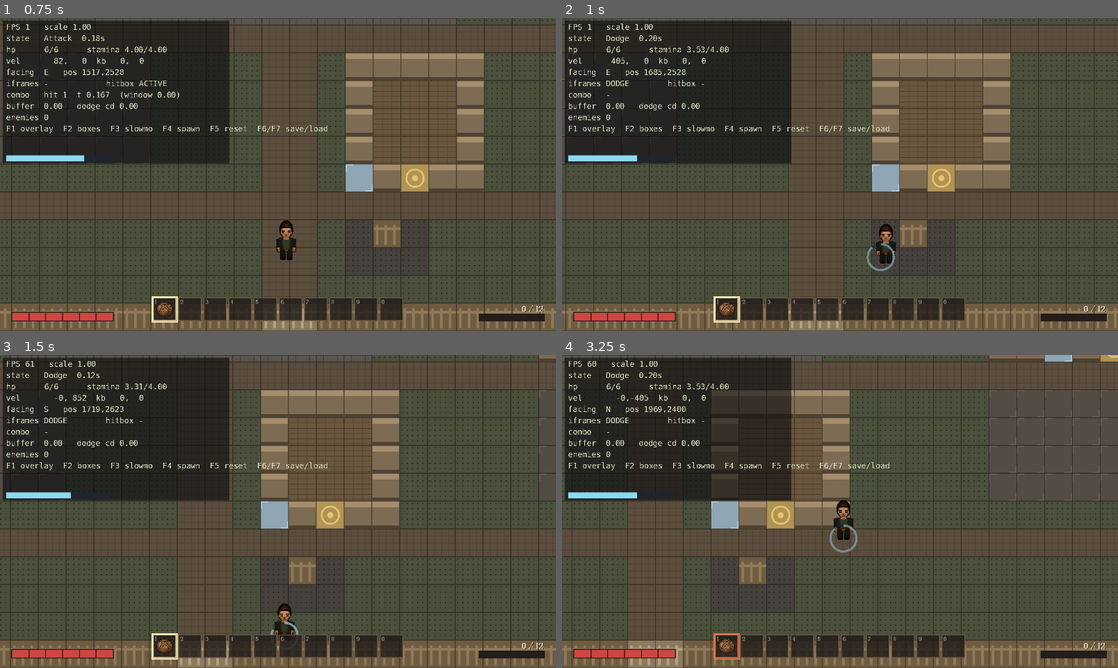
Above: before the commit, frames 1-4 (two rows, left to right).
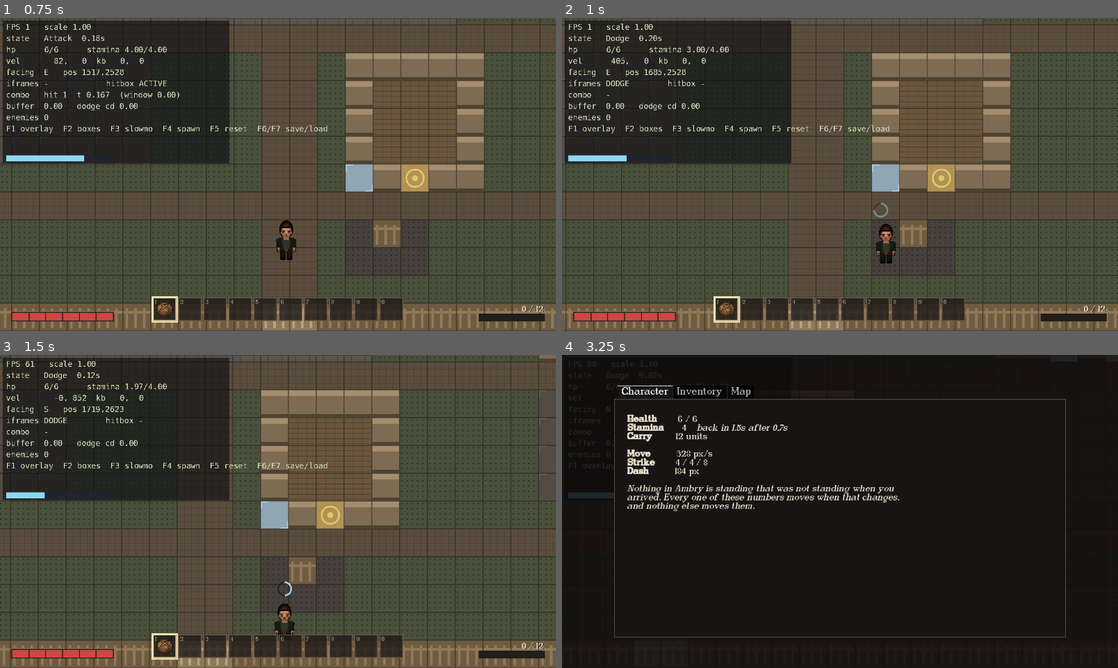
Above: after the commit, the same moments.

Repository: as8596/blightfall
Game: Godot game, scene res://levels/ambry/ambry_level.tscn
The game is run twice, just before and just after one commit, with the same random seed, the same clock (stepped at 60 frames per second) and the same inputs.
Inputs (mouse positions are in pixels of both pictures, inside the frame that each line leads up to):
- Up to frame 1 (0.75 s): tap Enter at 0.5 s; move the mouse to (400, 158) at 0.52 s; hold D (move_right) from 0.53 s (still down); hold J (attack) from 0.53 s (still down); click (400, 158) at 0.67 s
- Up to frame 2 (1 s): keep holding D (move_right); keep holding J (attack); tap Space at 0.77 s; tap Shift (dodge) at 0.8 s
- Up to frame 3 (1.5 s): move the mouse to (166, 527) at 1.27 s; release D (move_right) at 1.28 s; release J (attack) at 1.28 s; hold S (move_down) from 1.28 s (still down); tap Shift (dodge) at 1.35 s
- Up to frame 4 (3.25 s): tap Space at 1.52, 3.02 s; tap E (interact) at 1.55, 2.1 s; move the mouse to (895, 442) at 2.02 s; release S (move_down) at 2.03 s; hold D (move_right) 2.03-2.78 s; tap K (tool) at 2.3, 2.85 s; move the mouse to (812, 574) at 2.77 s; hold W (move_up) from 2.78 s (still down); click (812, 574) at 2.92 s; tap C (open_character, bound only after the commit) at 3.05 s

Frame 1 is identical in both runs. In frame 2, 0.2% of the frame differs, in the area x 11-60%, y 9-81%; in frame 3, 0.2%; in frame 4, 85%, in the area x 0-100%, y 0-100%.

Commit message:
Letterbox properly, sprint, and stamina that finally bites
**Ultrawide.** The bars either side of a 16:9 world on a 21:9 monitor were
Godot's default blue-grey, which reads as a rendering fault rather than a
letterbox — black now. And the UI was anchored to the *window*, so the health
bar and the debug overlay sat out on the bars, come loose from the game.
`WorldView` reports where the picture actually is and `UiScale` lays every
registered layer inside it. Layers are pruned when freed, since each level
brings an overlay that dies with it.

UI scale runs 1x-4x in half steps, and follows the window until the player
chooses for themselves — booting fullscreen on a 1440p monitor should not hand
somebody a 1x interface and expect them to find the menu that fixes it. Values
are snapped before clamping, so a hand-edited config lands on a step rather than
being honoured.

**Sprinting.** Hold the dash key while moving. Not a state: nothing about the
character changes, so a state would buy transitions nobody needs — it is a speed
multiplier the move state applies while there is fuel.

**Which finally makes stamina bind.** docs/M1-NOTES.md has carried the finding
since M1 that the pool could never run out: 1.28 points came back per 0.48s
dodge cycle against 1.00 spent. Sprinting drains 2.0/s, and `regen_delay` is
0.7s rather than zero so the pool does not refill while you are still spending.

The wheel moved above the head and got smaller. At the waist it competes with
the body you are trying to read during a fight.

**Recovery is upgradeable**, per §15 A7 — a percentage applied as a ratio to
both the pause and the refill, so a building's bonus cannot compound.

C, I and M open the character, inventory and map pages directly; each is a
toggle for its own page rather than a key that only ever opens.

199 smoke, 14 doorway, 14 death.

Co-Authored-By: Claude Opus 5 <noreply@anthropic.com>
Claude-Session: https://claude.ai/code/session_01WGRNsky2EarY8ooktQdibJ

Diff:
--- a/actors/components/input_component.gd
+++ b/actors/components/input_component.gd
@@ -49,6 +49,7 @@
 		intent.move = Vector2.ZERO
 		intent.raw_move = Vector2.ZERO
 		intent.attack_held = false
+		intent.dodge_held = false
 		_refresh_flags()
 		return
 
@@ -70,6 +71,7 @@
 			_hotbar_pressed = slot
 			break
 	intent.attack_held = Input.is_action_pressed(&"attack")
+	intent.dodge_held = Input.is_action_pressed(&"dodge")
 	_refresh_flags()
 
 
--- a/actors/components/input_intent.gd
+++ b/actors/components/input_intent.gd
@@ -23,3 +23,7 @@
 
 ## Held state, for future charge attacks.
 var attack_held: bool = false
+
+## The dash key is still down. Tapping it dashes; keeping it down afterwards
+## sprints — see `PlayerMoveState`.
+var dodge_held: bool = false
--- a/actors/components/stamina_component.gd
+++ b/actors/components/stamina_component.gd
@@ -23,7 +23,7 @@
 @export var full_regen_time: float = 1.5
 
 ## Pause before regen resumes after spending. 0 keeps the pool generous.
-@export var regen_delay: float = 0.0
+@export var regen_delay: float = 0.7
 
 var current: float
 var _delay_remaining: float = 0.0
--- a/actors/components/stats_component.gd
+++ b/actors/components/stats_component.gd
@@ -20,12 +20,29 @@
 const DAMAGE := &"damage"
 const REACH := &"reach"
 const MOVE_SPEED := &"move_speed"
+## Extra points in the pool.
+const STAMINA := &"stamina"
+## Percent faster recovery — applied to both the pause before regen starts and
+## the time it takes to fill. A rested character is a different character, and
+## it is the kind of improvement a town can plausibly give you.
+const STAMINA_REGEN := &"stamina_regen"
 
 ## {source_id: {stat: delta}}. Keyed by source so a building being un-built —
 ## or a save being loaded — removes exactly what it added.
 var _modifiers: Dictionary = {}
 
 var _base: Dictionary = {}
+
+## Shipped recovery numbers, kept so a percentage can be applied to them
+## repeatedly without compounding.
+var base_max_stamina: float = 4.0
+var base_regen_delay: float = 0.7
+var base_regen_time: float = 1.5
+
+
+## How much faster recovery is than it shipped, as a multiplier.
+func regen_speed() -> float:
+	return 1.0 + float(bonus(STAMINA_REGEN)) / 100.0
 
 
 func _ready() -> void:
@@ -40,7 +57,16 @@
 		MOVE_SPEED: int(actor.get("move_speed") if actor.get("move_speed") != null else 328),
 		DAMAGE: 0,
 		REACH: 0,
+		STAMINA: 0,
+		STAMINA_REGEN: 0,
 	}
+	# Recovery timings are floats and are restored by ratio rather than by sum,
+	# so they are kept apart from the integer stats above.
+	var pool := actor.get_node_or_null(^"StaminaComponent") as StaminaComponent
+	if pool != null:
+		base_max_stamina = pool.max_stamina
+		base_regen_delay = pool.regen_delay
+		base_regen_time = pool.full_regen_time
 
 
 ## Grant `deltas` in the name of `source`. Re-granting the same source replaces
--- a/actors/player/player.gd
+++ b/actors/player/player.gd
@@ -15,6 +15,18 @@
 @export var time_to_max_speed: float = 0.08
 ## Not specified; slightly snappier than acceleration so stops read as crisp.
 @export var time_to_stop: float = 0.06
+
+## Sprinting. Holding the dash key after a dash keeps you moving fast and
+## empties the pool — which is the first thing in the game that makes stamina
+## bind at all. GDD §6 wanted "a rhythm limiter that stops panic-rolling"; the
+## dodge cooldown was already doing that job on its own, and the four-point pool
+## was decoration (docs/M1-NOTES.md).
+@export var sprint_speed_scale: float = 1.55
+## Points per second while sprinting. At 4 points and 2.0/s a sprint lasts two
+## seconds from full, which is a distance rather than a mode.
+@export var sprint_drain: float = 2.0
+## Below this, sprinting will not start. Stops a sprint that lasts a footstep.
+@export var sprint_minimum: float = 0.6
 
 @export_group("Combat")
 ## GDD §5: 0.8s i-frames on damage.
@@ -122,6 +134,10 @@
 	health.set_max_health(stats.value(StatsComponent.MAX_HEALTH), false)
 	inventory.capacity = stats.value(StatsComponent.CARRY)
 	move_speed = float(stats.value(StatsComponent.MOVE_SPEED))
+	stamina.max_stamina = stats.base_max_stamina + float(stats.bonus(StatsComponent.STAMINA))
+	var faster := stats.regen_speed()
+	stamina.regen_delay = stats.base_regen_delay / faster
+	stamina.full_regen_time = stats.base_regen_time / faster
 	Events.player_stats_changed.emit(stat_block())
 	Events.player_inventory_changed.emit(inventory.total(), inventory.capacity)
 
@@ -148,6 +164,8 @@
 		"reach_bonus": stats.bonus(StatsComponent.REACH),
 		"granted_by": stats.sources(),
 		"dodge_distance": dodge.distance if dodge != null else 0.0,
+		"regen_delay": stamina.regen_delay,
+		"regen_time": stamina.full_regen_time,
 	}
 
 
@@ -239,6 +257,28 @@
 		if rect != null:
 			rect.size = step.hitbox_size
 		_hitbox_shape.position = Vector2(step.hitbox_offset, 0.0)
+
+
+## True while the dash key is held, there is fuel, and the player is moving.
+## Sprinting is a *continuation* of the dash rather than its own verb: you
+## commit by tapping, and keeping your thumb down keeps the commitment.
+var sprinting: bool = false
+
+
+func update_sprint(delta: float) -> bool:
+	var wants := input.intent.dodge_held and input.intent.move != Vector2.ZERO
+	if not wants:
+		sprinting = false
+		return false
+	# Starting costs more than continuing, so a pool scraping the bottom does
+	# not flicker in and out of a sprint every frame.
+	if not sprinting and stamina.current < sprint_minimum:
+		return false
+	if not stamina.spend(sprint_drain * delta):
+		sprinting = false
+		return false
+	sprinting = true
+	return true
 
 
 func can_dodge() -> bool:
--- a/actors/player/states/player_move_state.gd
+++ b/actors/player/states/player_move_state.gd
@@ -1,12 +1,18 @@
 class_name PlayerMoveState
 extends PlayerState
-## Walking. 8-directional, 82 px/s, full speed in 0.08s (GDD §5).
+## Walking, and sprinting. 8-directional, 328 px/s, full speed in 0.08s (GDD §5).
+##
+## Sprinting is not a state. Nothing about the character changes — no i-frames,
+## no commitment, no animation the player has to wait out — so a state would buy
+## transitions nobody needs. It is a speed multiplier the move state applies
+## while the dash key is held and the pool has fuel.
 
 
 func physics_update(delta: float) -> void:
 	var direction := player.input.intent.move
 	player.face(direction)
-	player.apply_motion(delta, player.desired_walk_velocity())
+	var scale: float = player.sprint_speed_scale if player.update_sprint(delta) else 1.0
+	player.apply_motion(delta, player.desired_walk_velocity(scale))
 
 	if try_common_transitions():
 		return
--- a/project.godot
+++ b/project.godot
@@ -180,6 +180,22 @@
 ]
 }
 
+open_inventory={
+"deadzone": 0.2,
+"events": [Object(InputEventKey,"resource_local_to_scene":false,"resource_name":"","device":-1,"window_id":0,"alt_pressed":false,"shift_pressed":false,"ctrl_pressed":false,"meta_pressed":false,"pressed":false,"keycode":0,"physical_keycode":73,"key_label":0,"unicode":0,"location":0,"echo":false,"script":null)
+]
+}
+open_character={
+"deadzone": 0.2,
+"events": [Object(InputEventKey,"resource_local_to_scene":false,"resource_name":"","device":-1,"window_id":0,"alt_pressed":false,"shift_pressed":false,"ctrl_pressed":false,"meta_pressed":false,"pressed":false,"keycode":0,"physical_keycode":67,"key_label":0,"unicode":0,"location":0,"echo":false,"script":null)
+]
+}
+open_map={
+"deadzone": 0.2,
+"events": [Object(InputEventKey,"resource_local_to_scene":false,"resource_name":"","device":-1,"window_id":0,"alt_pressed":false,"shift_pressed":false,"ctrl_pressed":false,"meta_pressed":false,"pressed":false,"keycode":0,"physical_keycode":77,"key_label":0,"unicode":0,"location":0,"echo":false,"script":null)
+]
+}
+
 [layer_names]
 
 2d_physics/layer_1="World"
@@ -193,6 +209,7 @@
 
 [rendering]
 
+environment/defaults/default_clear_color=Color(0, 0, 0, 1)
 textures/canvas_textures/default_texture_filter=0
 renderer/rendering_method="gl_compatibility"
 renderer/rendering_method.mobile="gl_compatibility"
--- a/tests/m1_smoke_test.gd
+++ b/tests/m1_smoke_test.gd
@@ -108,7 +108,8 @@
 
 
 func _release_all() -> void:
-	for action in [&"move_up", &"move_down", &"move_left", &"move_right", &"attack", &"dodge", &"tool"]:
+	for action in [&"move_up", &"move_down", &"move_left", &"move_right", &"attack",
+			&"dodge", &"tool", &"interact"]:
 		Input.action_release(action)
 
 
@@ -366,8 +367,15 @@
 		spends += 1
 	_check("pool holds exactly four dodges", spends == 4, "spent %d" % spends)
 
-	await _ticks(100)
-	_check_near("refills in ~1.5s", _player.stamina.current, 4.0, 0.05)
+	# Regen waits `regen_delay` before it starts. GDD §6 gives 1.5s to refill;
+	# the pause in front of it is what stops the pool refilling faster than
+	# anything can spend it, which is what made it decorative before sprinting
+	# existed (docs/M1-NOTES.md).
+	var settle: int = int((_player.stamina.regen_delay + 1.5) / TICK) + 20
+	await _ticks(settle)
+	_check_near("refills in ~1.5s after the delay", _player.stamina.current, 4.0, 0.05)
+	_check("and the delay is real", _player.stamina.regen_delay > 0.0,
+		"%.2fs" % _player.stamina.regen_delay)
 
 	# Four consecutive dodges at the fastest rate the cooldown allows.
 	await _reset_player()
@@ -390,6 +398,37 @@
 	var regen_per_cycle: float = _player.stamina.regen_rate() * cycle
 	print("  NOTE  %.2f stamina regenerates per %.2fs dodge cycle vs 1.00 spent%s"
 		% [regen_per_cycle, cycle, " — pool never binds" if regen_per_cycle >= 1.0 else ""])
+
+
+	# Sprinting: hold the dash key while moving. This is the first thing in the
+	# game that makes the stamina pool bind at all — the cooldown was already
+	# doing the anti-panic-roll job on its own (docs/M1-NOTES.md).
+	await _reset_player()
+	_player.stamina.refill()
+	_hold(&"move_right")
+	await _ticks(20)
+	var walk := _player.motion_velocity.length()
+	_hold(&"dodge")
+	await _ticks(2)
+	# The tap becomes a dodge; wait it out, then the hold becomes a sprint.
+	await _ticks(40)
+	var sprint := _player.motion_velocity.length()
+	_check("holding dash sprints", _player.sprinting and sprint > walk * 1.2,
+		"walk %.0f -> sprint %.0f" % [walk, sprint])
+	var fuel := _player.stamina.current
+	await _ticks(30)
+	_check("and it costs stamina", _player.stamina.current < fuel,
+		"%.2f -> %.2f" % [fuel, _player.stamina.current])
+	# Run it dry and the sprint has to end rather than become free movement.
+	for i in 12:
+		await _ticks(30)
+		if not _player.sprinting:
+			break
+	_check("an empty pool ends the sprint", not _player.sprinting,
+		"stamina %.2f" % _player.stamina.current)
+	_release_all()
+	await _reset_player()
+	_player.stamina.refill()
 
 
 func _test_damage_and_death() -> void:
@@ -911,13 +950,16 @@
 	# UI scale is whole-number only. A 1.5x interface duplicates every other row
 	# of pixels, which is the softness the viewport split exists to remove.
 	var was := UiScale.factor
-	UiScale.factor = 99
-	_check("ui scale is clamped, not trusted", UiScale.factor == UiScale.MAX_FACTOR,
-		"%d" % UiScale.factor)
-	UiScale.factor = 2
-	await _ticks(1)
-	_check("and it scales the layers it was given", Hud.scale.is_equal_approx(Vector2(2, 2)),
-		"%s" % Hud.scale)
+	UiScale.factor = 99.0
+	_check("ui scale is clamped, not trusted",
+		is_equal_approx(UiScale.factor, UiScale.MAX_FACTOR), "%.1f" % UiScale.factor)
+	UiScale.factor = 1.37
+	_check("and snapped to a step, not honoured",
+		is_equal_approx(UiScale.factor, 1.5), "%.2f" % UiScale.factor)
+	UiScale.factor = 1.5
+	await _ticks(1)
+	_check("and it scales the layers it was given",
+		Hud.scale.is_equal_approx(Vector2(1.5, 1.5)), "%s" % Hud.scale)
 	UiScale.factor = was
 	await _ticks(1)
 
@@ -955,6 +997,21 @@
 	_check("applying it twice does not stack",
 		level.player.inventory.capacity == before_carry + 6,
 		"%d" % level.player.inventory.capacity)
+	# Recovery is upgradeable, and applied as a ratio so it cannot compound.
+	var delay_before := level.player.stamina.regen_delay
+	sheet.apply(&"apothecary", {StatsComponent.STAMINA_REGEN: 100})
+	await _ticks(1)
+	_check("a building can speed stamina recovery",
+		is_equal_approx(level.player.stamina.regen_delay, delay_before * 0.5),
+		"%.2fs -> %.2fs" % [delay_before, level.player.stamina.regen_delay])
+	sheet.apply(&"apothecary", {StatsComponent.STAMINA_REGEN: 100})
+	await _ticks(1)
+	_check("and re-applying it does not compound",
+		is_equal_approx(level.player.stamina.regen_delay, delay_before * 0.5),
+		"%.2fs" % level.player.stamina.regen_delay)
+	sheet.revoke(&"apothecary")
+	await _ticks(1)
+
 	sheet.revoke(&"market")
 	await _ticks(1)
 	_check("un-building it takes exactly that back",
--- a/ui/debug_overlay.gd
+++ b/ui/debug_overlay.gd
@@ -23,6 +23,9 @@
 
 
 func _ready() -> void:
+	# Onto the world image rather than the window corner: on an ultrawide the
+	# top-left of the window is a black bar.
+	UiScale.register(self)
 	process_mode = Node.PROCESS_MODE_ALWAYS
 	_player = get_node_or_null(player_path) as Player
 	DebugSettings.changed.connect(_refresh_visibility)
--- a/ui/game_menu.gd
+++ b/ui/game_menu.gd
@@ -61,6 +61,18 @@
 	return _open
 
 
+## Open on a given page, or close if that page is already showing — so I is a
+## toggle for the inventory rather than a key that only ever opens.
+func show_page(page: int) -> void:
+	if _open and _tabs.current_tab == page:
+		close()
+		return
+	if not _open:
+		open()
+	if _open:
+		_tabs.current_tab = page
+
+
 func toggle() -> void:
 	if _open:
 		close()
@@ -96,7 +108,21 @@
 ## also `ui_cancel`, so once a Control inside the menu has focus the UI system
 ## consumes both before unhandled input is ever reached — and the menu becomes a
 ## room with no door. Taking them first is the only reliable fix.
+## Which page each direct key opens. Tab is the general toggle and reopens
+## whatever you were last looking at; these jump.
+const PAGE_KEYS := {
+	&"open_character": 0,
+	&"open_inventory": 1,
+	&"open_map": 2,
+}
+
+
 func _input(event: InputEvent) -> void:
+	for action in PAGE_KEYS:
+		if event.is_action_pressed(action):
+			show_page(PAGE_KEYS[action])
+			get_viewport().set_input_as_handled()
+			return
 	if event.is_action_pressed(&"open_menu"):
 		toggle()
 		get_viewport().set_input_as_handled()
@@ -121,7 +147,9 @@
 	var lines := [
 		"",
 		"  [b]Health[/b]        %d / %d" % [stats.get("health", 0), stats.get("max_health", 0)],
-		"  [b]Stamina[/b]       %.0f" % stats.get("max_stamina", 0.0),
+		"  [b]Stamina[/b]       %.0f    [i]back in %.1fs after %.1fs[/i]" % [
+			stats.get("max_stamina", 0.0), stats.get("regen_time", 0.0),
+			stats.get("regen_delay", 0.0)],
 		"  [b]Carry[/b]         %d units" % stats.get("capacity", 0),
 		"",
 		"  [b]Move[/b]          %d px/s" % int(stats.get("move_speed", 0.0)),
--- a/ui/pause_menu.gd
+++ b/ui/pause_menu.gd
@@ -113,7 +113,7 @@
 	if _buttons.size() >= 3:
 		_buttons[2].disabled = not SaveGame.has_save(SaveGame.current_slot)
 	if _scale_label != null:
-		_scale_label.text = "UI scale   %d x" % UiScale.factor
+		_scale_label.text = "UI scale   %.1f x" % UiScale.factor
 
 
 func _build() -> void:
@@ -156,7 +156,7 @@
 	smaller.text = "-"
 	smaller.custom_minimum_size = Vector2(48, 40)
 	smaller.add_theme_font_size_override("font_size", 22)
-	smaller.pressed.connect(func() -> void: UiScale.factor -= 1)
+	smaller.pressed.connect(func() -> void: UiScale.factor -= UiScale.STEP)
 	scale_row.add_child(smaller)
 
 	_scale_label = Label.new()
@@ -170,10 +170,10 @@
 	bigger.text = "+"
 	bigger.custom_minimum_size = Vector2(48, 40)
 	bigger.add_theme_font_size_override("font_size", 22)
-	bigger.pressed.connect(func() -> void: UiScale.factor += 1)
+	bigger.pressed.connect(func() -> void: UiScale.factor += UiScale.STEP)
 	scale_row.add_child(bigger)
 
-	UiScale.changed.connect(func(_f: int) -> void: _refresh())
+	UiScale.changed.connect(func(_f: float) -> void: _refresh())
 
 	var gap := Control.new()
 	gap.custom_minimum_size = Vector2(0, 12)
--- a/ui/stamina_wheel.gd
+++ b/ui/stamina_wheel.gd
@@ -21,12 +21,14 @@
 ## The component to read. Left empty, it finds one on the parent.
 @export var stamina_path: NodePath
 
-@export var radius: float = 30.0
-@export var thickness: float = 5.0
+@export var radius: float = 15.0
+@export var thickness: float = 4.0
 
-## Centred just above the feet, so the ring reads as being around the character
-## rather than as a hat.
-@export var offset: Vector2 = Vector2(0.0, -10.0)
+## Above the head. The character is 96px tall with their origin at the feet, so
+## this clears the sprite with a little air. Small and overhead rather than
+## large and around the waist: at the waist it competes with the body you are
+## trying to read during a fight.
+@export var offset: Vector2 = Vector2(0.0, -118.0)
 
 ## Seconds to fade out once stamina is full again, and to fade in when it is not.
 @export var fade_time: float = 0.35
--- a/ui/ui_scale.gd
+++ b/ui/ui_scale.gd
@@ -6,79 +6,153 @@
 ## sharp, and also what makes it *small* on a large monitor. This is the knob
 ## that fixes the second half.
 ##
-## **Whole numbers only, and that is the point.** A UI scaled by 1.5 has every
-## other row of pixels duplicated, which is exactly the softness the viewport
-## split was done to remove. At 1×, 2× and 3× a nearest-filtered interface is
-## pixel-exact, so the setting cannot be used to make the game look worse.
+## **Half steps.** Whole numbers are pixel-exact and half steps are very
+## slightly softer, since the layer transform scales glyphs rather than
+## re-rasterising them. Worth it: the gap between 1× and 2× is enormous on a
+## 1440p screen, and a setting that only offers "too small" and "too big" is a
+## setting nobody is happy with.
 ##
 ## Each registered layer is scaled and its root Control resized to
 ## `window / factor`, so anchors still reach the real corners of the screen
 ## rather than a box in the top-left.
 
-signal changed(factor: int)
+signal changed(factor: float)
 
 const CONFIG_PATH := "user://settings.cfg"
-const MIN_FACTOR := 1
-const MAX_FACTOR := 4
+const MIN_FACTOR := 1.0
+const MAX_FACTOR := 4.0
+const STEP := 0.5
 
 ## The height the interface is authored against. A 1440p monitor gets 2× by
 ## default, a 720p one gets 1×.
 const BASE_HEIGHT := 720.0
 
-var factor: int = 1:
+var factor: float = 1.0:
 	set(value):
-		var clamped: int = clampi(value, MIN_FACTOR, MAX_FACTOR)
-		if clamped == factor:
+		# Snapped before clamping so a stored 1.37 from a hand-edited config
+		# lands on a step rather than being honoured.
+		var clamped: float = clampf(snappedf(value, STEP), MIN_FACTOR, MAX_FACTOR)
+		_chosen = true
+		if is_equal_approx(clamped, factor):
 			return
 		factor = clamped
 		_apply()
 		_save()
 		changed.emit(factor)
 
+## False until the player touches the setting. Until then the scale follows the
+## window, so booting fullscreen on a 1440p monitor does not hand somebody a
+## 1x interface and expect them to find the menu that fixes it.
+var _chosen: bool = false
+
 var _layers: Array = []
+
+## Where the world image sits in the window. Zero-sized until a `WorldView`
+## reports one, in which case the whole window is used — which is right for a
+## title screen, and would be wrong for a level.
+var _content: Rect2 = Rect2()
 
 
 func _ready() -> void:
 	process_mode = Node.PROCESS_MODE_ALWAYS
-	factor = _load()
-	get_tree().root.size_changed.connect(_apply)
+	_restore()
+	get_tree().root.size_changed.connect(_on_window_changed)
 	_apply.call_deferred()
 
 
 ## What the window would suggest, if the player has not chosen.
-func suggested() -> int:
-	var height := float(get_tree().root.size.y)
-	return clampi(int(floorf(height / BASE_HEIGHT)), MIN_FACTOR, MAX_FACTOR)
+func suggested() -> float:
+	# Suggested off the *world image*, not the window — an ultrawide is no reason
+	# for a bigger interface, it is a reason for wider bars.
+	var height := float(content_rect().size.y)
+	if height <= 0.0:
+		height = float(get_tree().root.size.y)
+	return clampf(snappedf(height / BASE_HEIGHT, STEP), MIN_FACTOR, MAX_FACTOR)
 
 
 ## A UI layer and the Control filling it. Both are needed: the layer carries the
 ## scale, the Control has to be resized or its anchors point at the wrong edges.
-func register(layer: CanvasLayer, root: Control) -> void:
+func register(layer: CanvasLayer, root: Control = null) -> void:
 	_layers.append({"layer": layer, "root": root})
 	_apply()
+
+
+## Called by `ui/world_view.gd` every time it fits itself to the window.
+func set_content_rect(rect: Rect2) -> void:
+	if rect.is_equal_approx(_content):
+		return
+	_content = rect
+	if not _chosen:
+		_follow_window()
+	_apply()
+
+
+## The area the UI is laid out in: the world image if there is one, the whole
+## window otherwise.
+func content_rect() -> Rect2:
+	if _content.size.x > 0.0 and _content.size.y > 0.0:
+		return _content
+	return Rect2(Vector2.ZERO, Vector2(get_tree().root.size))
 
 
 func _apply() -> void:
 	var window := Vector2(get_tree().root.size)
 	if window.x <= 0.0 or window.y <= 0.0:
 		return
+	var area := content_rect()
+	# Levels come and go, and each one brings a debug overlay that is freed with
+	# it. Pruning here rather than asking every scene to unregister keeps the
+	# contract one-sided: hand it a layer and forget about it.
+	_layers = _layers.filter(func(e): return is_instance_valid(e["layer"]))
 	for entry in _layers:
 		var layer: CanvasLayer = entry["layer"]
-		var root: Control = entry["root"]
-		if not is_instance_valid(layer) or not is_instance_valid(root):
+		var root = entry["root"]
+		if not is_instance_valid(layer):
 			continue
 		layer.scale = Vector2(factor, factor)
-		root.position = Vector2.ZERO
-		root.size = (window / float(factor)).floor()
+		# The layer's offset is a translation in window pixels, applied outside
+		# the scale — so it moves the whole layer onto the picture without the
+		# children having to know anything about letterboxing.
+		layer.offset = area.position.floor()
+		if is_instance_valid(root):
+			root.position = Vector2.ZERO
+			root.size = (area.size / factor).floor()
 
 
 # ------------------------------------------------------------------ storage
 
-func _load() -> int:
+func _on_window_changed() -> void:
+	if not _chosen:
+		_follow_window()
+	_apply()
+
+
+func _follow_window() -> void:
+	var wanted := suggested()
+	if is_equal_approx(wanted, factor):
+		return
+	factor = wanted
+	_chosen = false
+	changed.emit(factor)
+
+
+func _restore() -> void:
+	var stored := _load()
+	if stored > 0.0:
+		factor = stored
+	else:
+		factor = suggested()
+		_chosen = false
+
+
+## The saved factor, or 0 if the player has never chosen one.
+func _load() -> float:
 	var config := ConfigFile.new()
 	if config.load(CONFIG_PATH) != OK:
-		return suggested()
-	return clampi(int(config.get_value("display", "ui_scale", suggested())),
+		return 0.0
+	if not config.has_section_key("display", "ui_scale"):
+		return 0.0
+	return clampf(snappedf(float(config.get_value("display", "ui_scale", 0.0)), STEP),
 		MIN_FACTOR, MAX_FACTOR)
 
 
--- a/ui/world_view.gd
+++ b/ui/world_view.gd
@@ -58,6 +58,11 @@
 	size = Vector2(BASE)
 	position = ((window - Vector2(BASE) * factor) * 0.5).floor()
 
+	# The UI hugs the picture, not the window. On a 21:9 monitor a 16:9 world
+	# leaves 440px of bar down each side, and a health bar sitting out on the
+	# bar is a health bar that has come loose from the game.
+	UiScale.set_content_rect(Rect2(position, Vector2(BASE) * factor))
+
 
 ## The scale the world is currently drawn at. The UI does not use it — that is
 ## the point — but the debug overlay reports it.
Not shown, changed: docs/M1-NOTES.md
